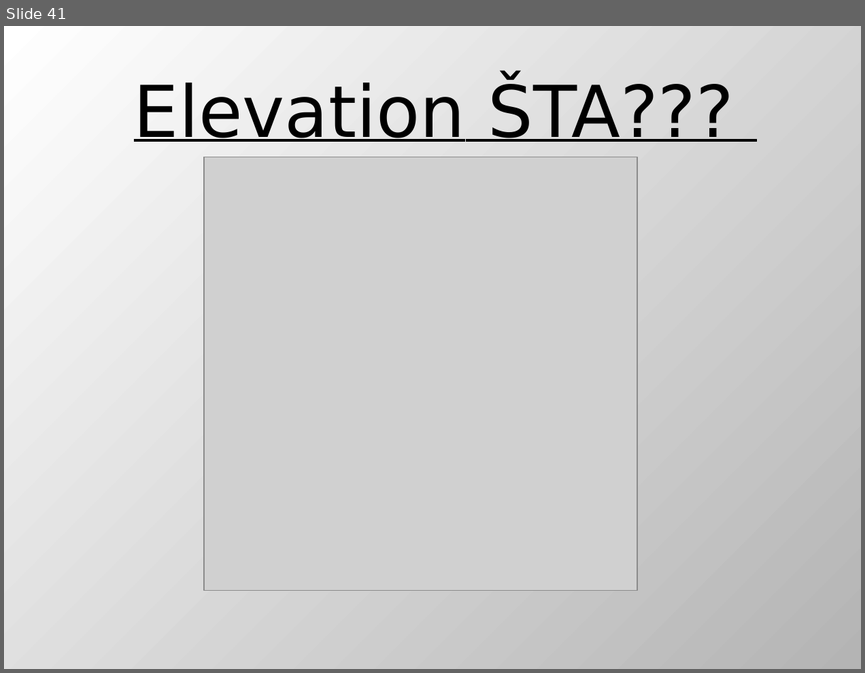
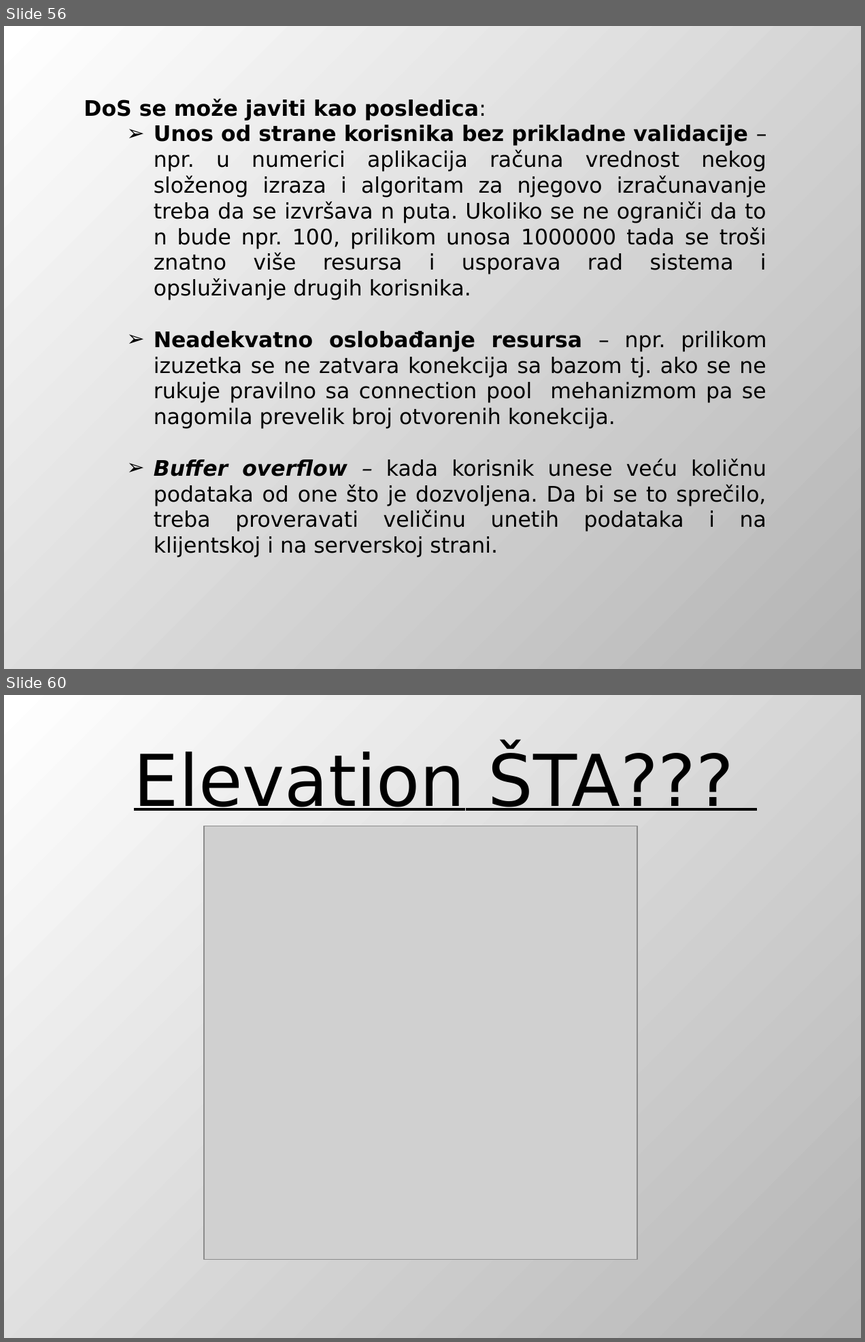
Before and after one commit to DejanUrosevic/XML-Projekat, a slide deck: Model Pretnji.pptx. Shown one above the other, each under a label of ours: slide 41 before the commit, slides 56 and 60 after it; the slides between them are not shown. The pictures are 865x673 and 865x1342 pixels, drawn with LibreOffice and Linux fonts; fonts in the diff are those of the drawing; grey boxes stand for pictures. Boxes give left, top, right and bottom in pixels: in the first picture for what was removed or moved away, otherwise in the second. Text is boxed around its words. In the diff, an @@ line names an element or a change of style, - is before the commit and + after.

```diff
--- a/Model Pretnji.pptx
+++ b/Model Pretnji.pptx
@@ slide 56 added at box(4, 26, 861, 669), background gradient #FFFFFF to #B4B4B4 @@
@@ text added at box(84, 98, 766, 557), 18 pt, text #000000 @@
+DoS se može javiti kao posledica:
+  ➢ Unos od strane korisnika bez prikladne validacije – npr. u numerici aplikacija računa vrednost nekog složenog izraza i algoritam za njegovo izračunavanje treba da se izvršava n puta. Ukoliko se ne ograniči da to n bude npr. 100, prilikom unosa 1000000 tada se troši znatno više resursa i usporava rad sistema i opsluživanje drugih korisnika.
+  ➢ Neadekvatno oslobađanje resursa – npr. prilikom izuzetka se ne zatvara konekcija sa bazom tj. ako se ne rukuje pravilno sa connection pool mehanizmom pa se nagomila prevelik broj otvorenih konekcija.
+  ➢ Buffer overflow – kada korisnik unese veću količnu podataka od one što je dozvoljena. Da bi se to sprečilo, treba proveravati veličinu unetih podataka i na klijentskoj i na serverskoj strani.
@@ what was slide 41 is now slide 60 @@
```
Also in this commit, not shown: 7 slides changed, 19 other slides added, 1 slide removed, 3 other files.
